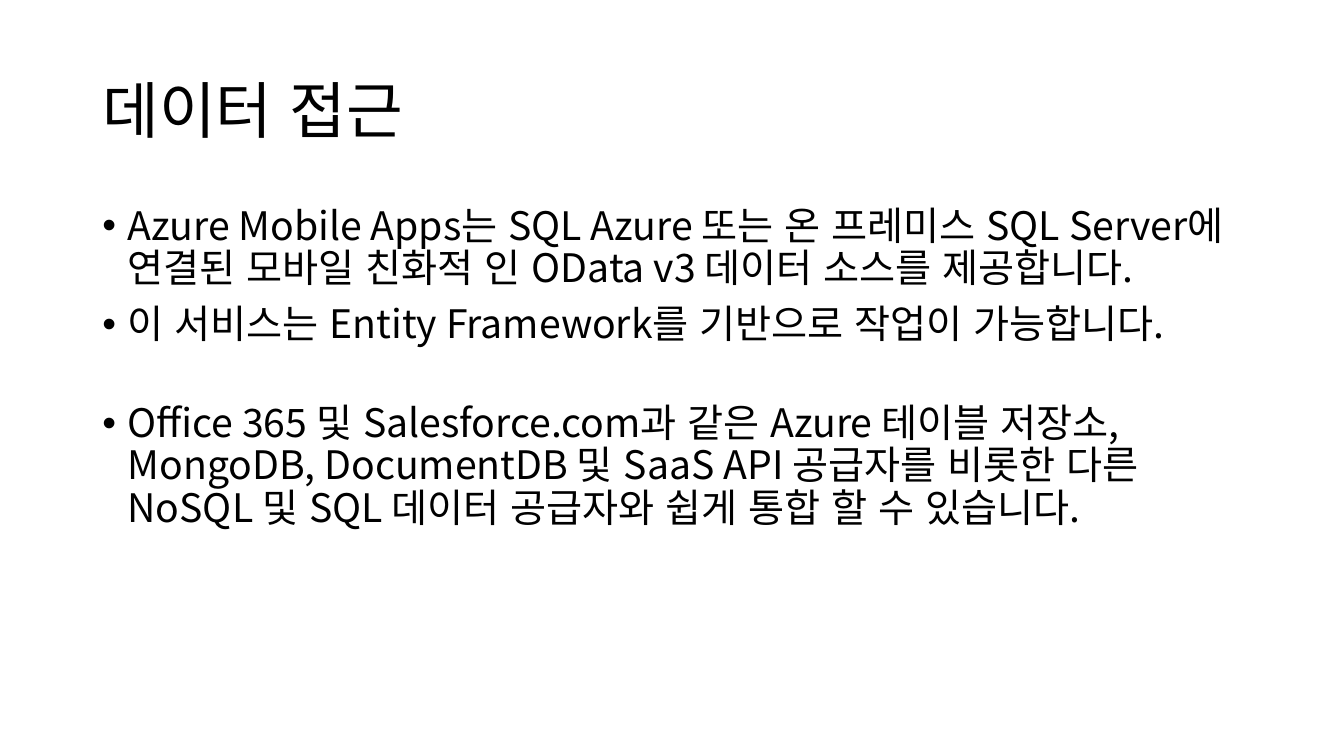
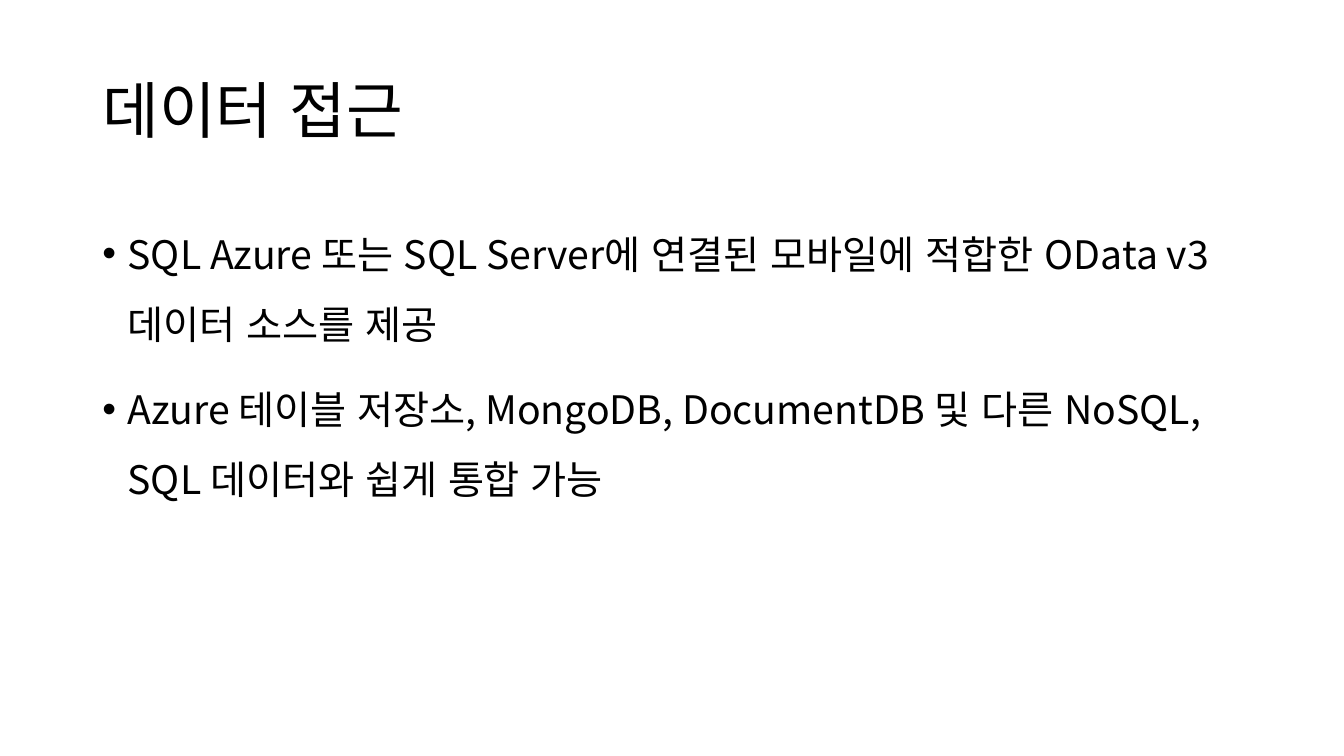
Before and after one commit to angie4u/xamarin-hol, a slide deck: slide 5 of Azure Mobile App/Azure Mobile App.pptx. Drawn at 1344x756 pixels with LibreOffice and Linux fonts; fonts in the diff are those of the drawing. Boxes give left, top, right and bottom in pixels: in the first picture for what was removed or moved away, otherwise in the second. Text is boxed around its words. In the diff, an @@ line names an element or a change of style, - is before the commit and + after.

```diff
--- a/Azure Mobile App/Azure Mobile App.pptx
+++ b/Azure Mobile App/Azure Mobile App.pptx
@@ text at box(128, 236, 1209, 502): text changed @@
-• Azure Mobile Apps는 SQL Azure 또는 온 프레미스 SQL Server에 연결된 모바일 친화적 인 OData v3 데이터 소스를 제공합니다.
-• 이 서비스는 Entity Framework를 기반으로 작업이 가능합니다.
-• Office 365 및 Salesforce.com과 같은 Azure 테이블 저장소, MongoDB, DocumentDB 및 SaaS API 공급자를 비롯한 다른 NoSQL 및 SQL 데이터 공급자와 쉽게 통합 할 수 있습니다.
+• SQL Azure 또는 SQL Server에 연결된 모바일에 적합한 OData v3 데이터 소스를 제공
+• Azure 테이블 저장소, MongoDB, DocumentDB 및 다른 NoSQL, SQL 데이터와 쉽게 통합 가능
```
Also in this commit, not shown: 3 other slides changed, 8 other files.
